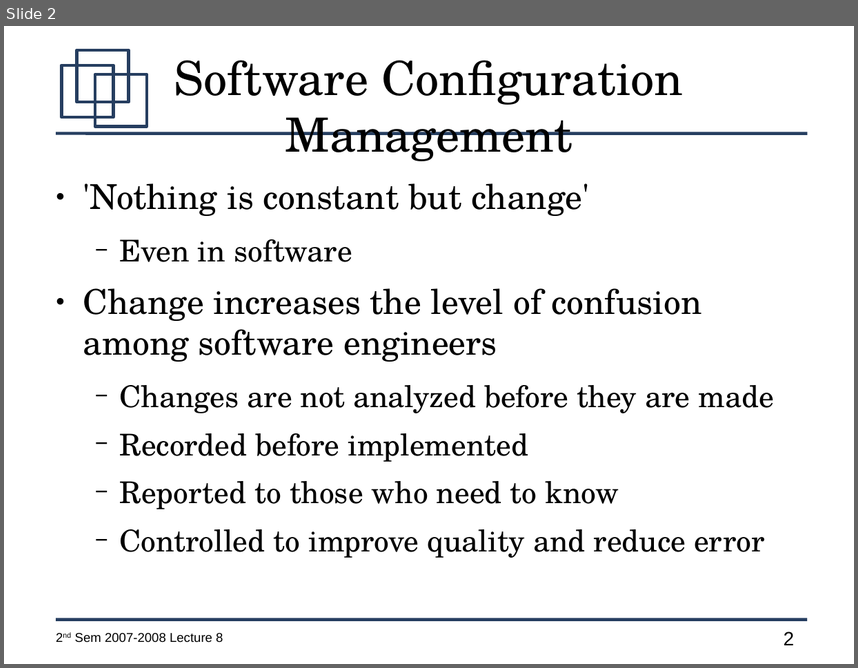
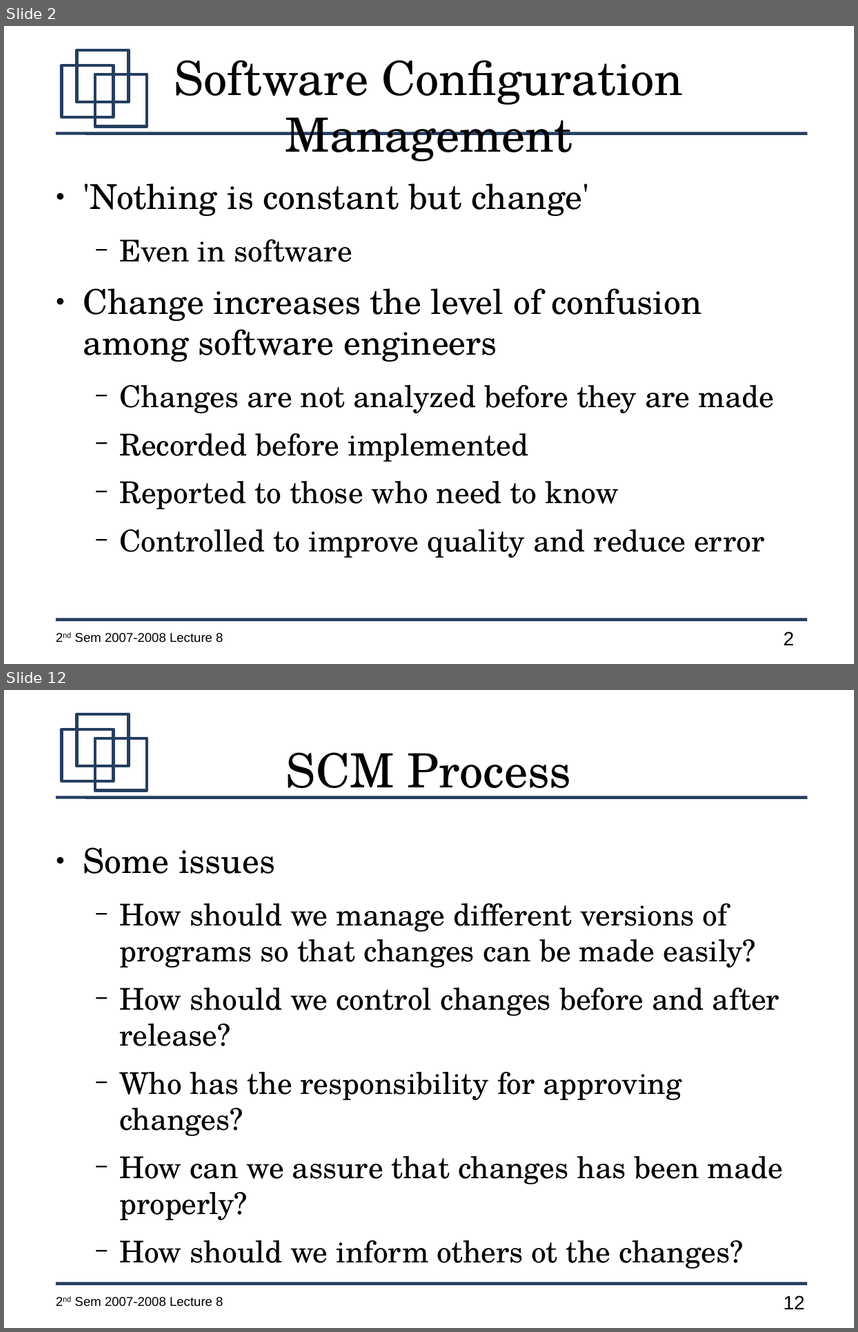
Before and after one commit to jachermocilla/jach-homepage, a slide deck: CMSC128-2nd-Sem-2007-L8.odp. Shown one above the other, each under a label of ours: slide 2 before the commit, slides 2 and 12 after it; the slides between them are not shown. The pictures are 858x668 and 858x1332 pixels, drawn with LibreOffice and Linux fonts; fonts in the diff are those of the drawing. Boxes give left, top, right and bottom in pixels: in the first picture for what was removed or moved away, otherwise in the second. Text is boxed around its words. In the diff, an @@ line names an element or a change of style, - is before the commit and + after.

```diff
--- a/CMSC128-2nd-Sem-2007-L8.odp
+++ b/CMSC128-2nd-Sem-2007-L8.odp
@@ slide 12 added at box(4, 690, 854, 1328), background #FFFFFF; not listed: 7 template elements that a slide beside it also shows @@
@@ title added at box(286, 752, 572, 799), 44 pt, text #000000 @@
+SCM Process
@@ text added at box(83, 847, 783, 1268), 28 pt, text #000000 @@
+● Some issues
+  − How should we manage different versions of programs so that changes can be made easily?
+  − How should we control changes before and after release?
+  − Who has the responsibility for approving changes?
+  − How can we assure that changes has been made properly?
+  − How should we inform others ot the changes?
```
Also in this commit, not shown: 2 slides changed, 19 other slides added, 1 slide removed.
